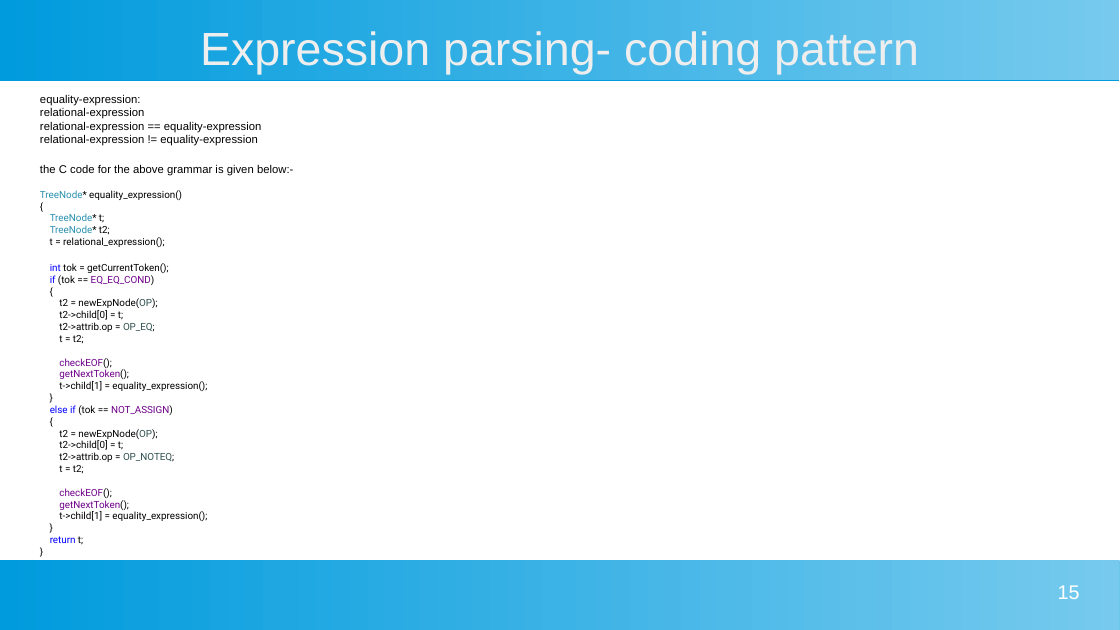
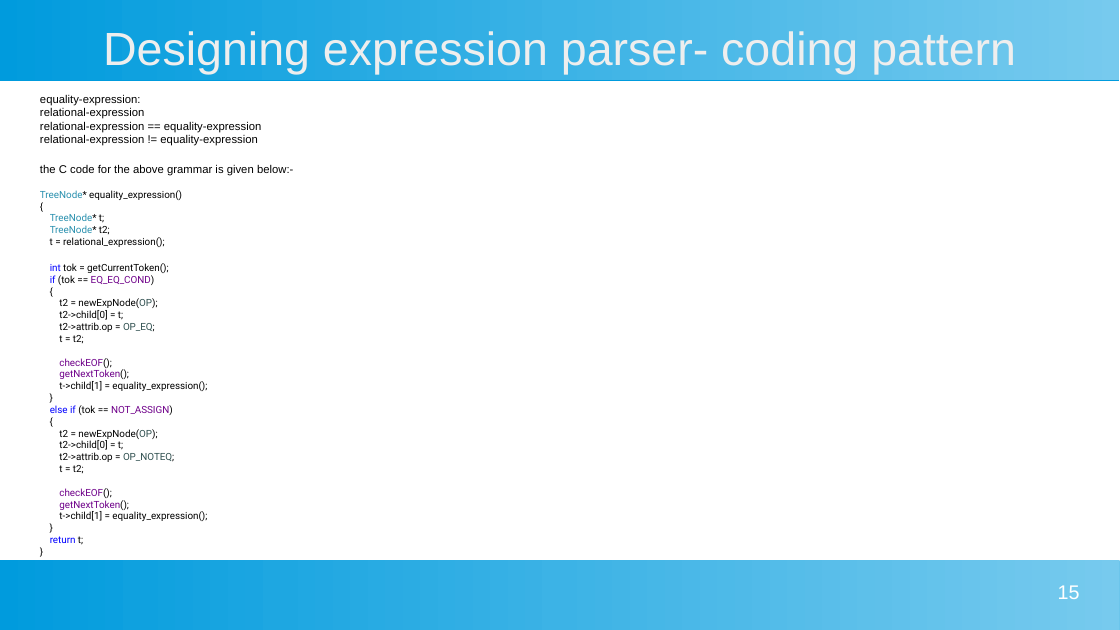
Before and after one commit to daipayan-bhowal/ProtoCParser, a slide deck: slide 15 of Manual/C Parser.pptx. Drawn at 1120x630 pixels with LibreOffice and Linux fonts; fonts in the diff are those of the drawing. Boxes give left, top, right and bottom in pixels: in the first picture for what was removed or moved away, otherwise in the second. Text is boxed around its words. In the diff, an @@ line names an element or a change of style, - is before the commit and + after.

Commit message:
Manual PPT file C-Parser.ppt updated

```diff
--- a/Manual/C Parser.pptx
+++ b/Manual/C Parser.pptx
@@ title at [103, 31, 1016, 74]: text changed @@
-Expression parsing- coding pattern
+Designing expression parser- coding pattern
```
Also in this commit, not shown: 16 other slides changed, 3 slides added, 5 other files.
